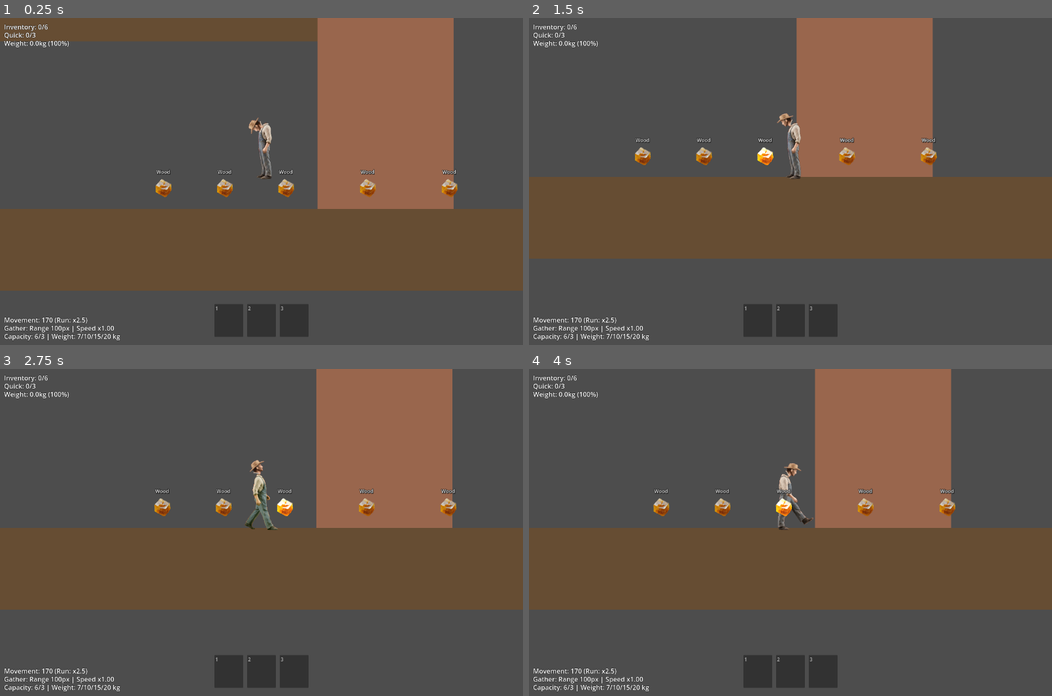
Above: before the commit, frames 1-4 (two rows, left to right).
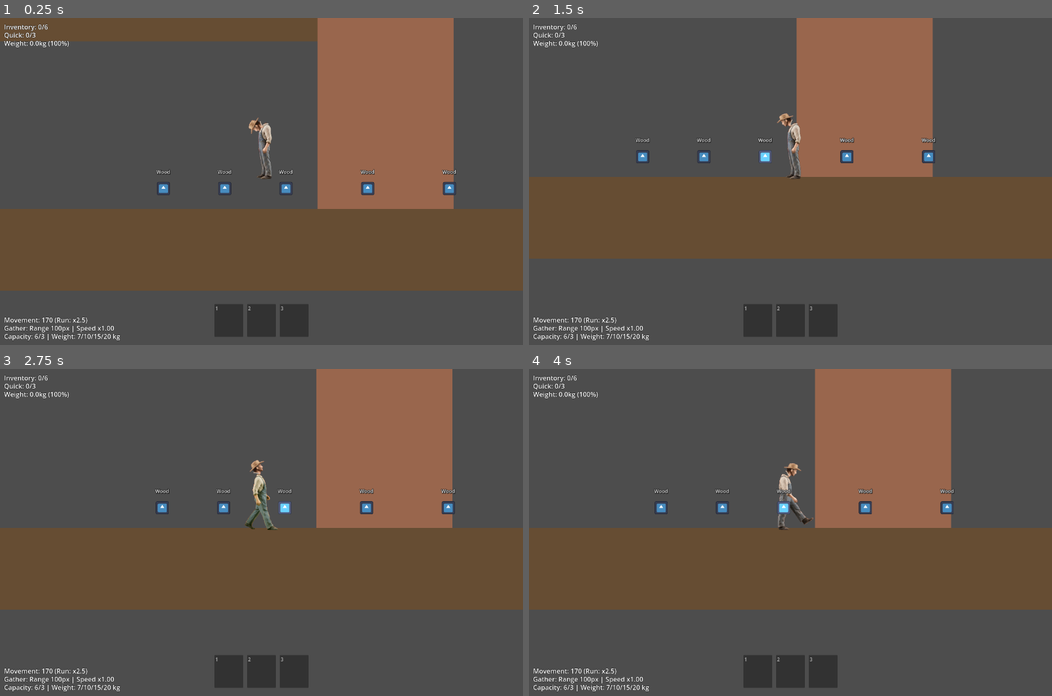
Above: after the commit, the same moments.

Repository: LouisZCode/mechanics_tests
Game: Godot game, scene res://scenes/main.tscn
Two runs of this game, one before a commit and one after it. Both use one fixed random seed, a clock stepped at 60 frames per second and the inputs below. The engine's default icon, where the game draws it, is replaced by a stand-in: a white triangle on a blue panel in a dark square.
Inputs (mouse positions are in pixels of both pictures, inside the frame that each line leads up to):
- Up to frame 1 (0.25 s): no input
- Up to frame 2 (1.5 s): tap Enter at 0.5 s; move the mouse to (905, 165) at 0.52 s; hold Right (ui_right) 0.53-1.25 s; hold F (interact) 0.53-1.25 s; click (905, 165) at 0.67 s; tap Space (ui_select) at 0.77 s; drag from (685, 197) to (790, 142) at 1.27 s
- Up to frame 3 (2.75 s): tap Space (ui_select) at 2 s; move the mouse to (313, 460) at 2.02 s; hold Left (ui_left) from 2.03 s (still down); hold 2 (quickslot_2) from 2.03 s (still down); click (313, 460) at 2.17 s
- Up to frame 4 (4 s): release Left (ui_left) at 2.75 s; release 2 (quickslot_2) at 2.75 s; drag from (764, 597) to (790, 493) at 2.77 s; tap Enter at 3.5 s; move the mouse to (947, 581) at 3.52 s; hold Right (ui_right) from 3.53 s (still down); hold Mouse wheel down (quickslot_next) from 3.53 s (still down); click (947, 581) at 3.67 s; tap Space (ui_select) at 3.77 s

The runs differ from the first frame. In frame 1, 0.6% of the frame differs, in the area x 29-88%, y 49-55%; in frame 2, 0.6%; in frame 3, 0.6%; in frame 4, 0.6%.

Commit message:
feature: add of dynamic speed with action, dependant on item equiped

Diff:
--- a/resources/items/ore.tres
+++ b/resources/items/ore.tres
@@ -1,31 +1,16 @@
-[gd_resource type="Resource" script_class="ItemData" load_steps=2 format=3 uid="uid://d5k1n7p3xay2"]
+[gd_resource type="Resource" script_class="ItemData" load_steps=3 format=3 uid="uid://d5k1n7p3xay2"]
 
-[ext_resource type="Script" path="res://scripts/resources/item_data.gd" id="1_1"]
+[ext_resource type="Script" uid="uid://cu0m41p6gxapu" path="res://scripts/resources/item_data.gd" id="1_1"]
+[ext_resource type="Texture2D" uid="uid://do6si00pucdqt" path="res://assets/items/ore_256.png" id="1_wtc77"]
 
 [resource]
 script = ExtResource("1_1")
 item_name = "Iron Ore"
 item_id = "iron_ore"
 description = "Heavy iron ore from deep underground. Very valuable but weighs a lot."
-icon = null
-item_type = 0
-item_category = 0
-can_be_gathered = true
+icon = ExtResource("1_wtc77")
 gather_time = 3.0
 gather_hint = "Hold F to gather ore"
-slots_taken = 1
-max_stack = 99
 weight = 3.0
-stat_durability = 0
-stat_mining_power = 0
-stat_attack_damage = 0
-stat_nutrition = 0
-attack_windup_time = 0.0
-attack_cooldown = 0.5
-attack_range = 50.0
-attack_animation = ""
-tool_gathering_speed_bonus = 1.0
-tool_mining_bonus = 1.0
-is_sellable = true
 sell_value = 20
 rarity = 1
--- a/resources/items/shovel.tres
+++ b/resources/items/shovel.tres
@@ -1,25 +1,24 @@
-[gd_resource type="Resource" script_class="ItemData" load_steps=2 format=3 uid="uid://shovel_item_001"]
+[gd_resource type="Resource" script_class="ItemData" load_steps=3 format=3 uid="uid://pjlud3t676yi"]
 
-[ext_resource type="Script" path="res://scripts/resources/item_data.gd" id="1_1"]
+[ext_resource type="Script" uid="uid://cu0m41p6gxapu" path="res://scripts/resources/item_data.gd" id="1_1"]
+[ext_resource type="Texture2D" uid="uid://bqa0u808jduc" path="res://assets/items/shovel_256.png" id="1_icdx0"]
 
 [resource]
 script = ExtResource("1_1")
 item_name = "Shovel"
 item_id = "shovel"
 description = "A sturdy shovel. Can be used to dig faster or as a weapon in a pinch."
-icon = null
+icon = ExtResource("1_icdx0")
 item_type = 1
 item_category = 2
 can_be_gathered = false
 gather_time = 0.0
 gather_hint = ""
-slots_taken = 1
 max_stack = 1
 weight = 2.0
 stat_durability = 100
 stat_mining_power = 5
 stat_attack_damage = 15
-stat_nutrition = 0
 durability_cost_attack = 5
 durability_cost_dig = 1
 durability_cost_mine = 2
@@ -29,8 +28,10 @@
 attack_cooldown = 1.0
 attack_range = 60.0
 attack_animation = "shovel_attack"
+action_mode_movement_speed = 0.3
+action_mode_can_rotate = true
+action_mode_animation = ""
+action_mode_description = "Heavy Stance"
 tool_gathering_speed_bonus = 1.5
 tool_mining_bonus = 1.3
-is_sellable = true
 sell_value = 50
-rarity = 0
--- a/resources/items/stone.tres
+++ b/resources/items/stone.tres
@@ -1,31 +1,19 @@
 [gd_resource type="Resource" script_class="ItemData" load_steps=2 format=3 uid="uid://b2iak4m6p8x1"]
 
-[ext_resource type="Script" path="res://scripts/resources/item_data.gd" id="1_1"]
+[ext_resource type="Script" uid="uid://cu0m41p6gxapu" path="res://scripts/resources/item_data.gd" id="1_1"]
 
 [resource]
 script = ExtResource("1_1")
 item_name = "Stone"
 item_id = "stone"
 description = "Solid stone from the surface. Heavier than wood but still useful."
-icon = null
-item_type = 0
-item_category = 0
-can_be_gathered = true
 gather_time = 2.0
 gather_hint = "Hold F to gather stone"
-slots_taken = 1
-max_stack = 99
 weight = 1.5
-stat_durability = 0
-stat_mining_power = 0
-stat_attack_damage = 0
-stat_nutrition = 0
-attack_windup_time = 0.0
-attack_cooldown = 0.5
-attack_range = 50.0
-attack_animation = ""
-tool_gathering_speed_bonus = 1.0
-tool_mining_bonus = 1.0
-is_sellable = true
+stat_attack_damage = 8
+attack_windup_time = 1.0
+attack_cooldown = 1.2
+action_mode_movement_speed = 0.0
+action_mode_can_rotate = false
+action_mode_description = "Bracing"
 sell_value = 8
-rarity = 0
--- a/resources/items/wood.tres
+++ b/resources/items/wood.tres
@@ -1,15 +1,19 @@
-[gd_resource type="Resource" script_class="ItemData" load_steps=3 format=3 uid="uid://cq8j5sat6u3v1"]
+[gd_resource type="Resource" script_class="ItemData" load_steps=2 format=3 uid="uid://cq8j5sat6u3v1"]
 
 [ext_resource type="Script" uid="uid://cu0m41p6gxapu" path="res://scripts/resources/item_data.gd" id="1_1"]
-[ext_resource type="Texture2D" uid="uid://do6si00pucdqt" path="res://assets/items/ore_256.png" id="1_w3n26"]
 
 [resource]
 script = ExtResource("1_1")
 item_name = "Wood"
 item_id = "wood"
 description = "Basic wood gathered from the surface. Used for crafting and building."
-icon = ExtResource("1_w3n26")
 gather_time = 1.5
 gather_hint = "Hold F to gather wood"
 weight = 0.5
+stat_attack_damage = 3
+attack_windup_time = 0.5
+attack_cooldown = 0.8
+action_mode_movement_speed = 0.8
+action_mode_can_rotate = true
+action_mode_description = "Holding Up"
 sell_value = 5
--- a/scripts/mechanics/movement_mechanic.gd
+++ b/scripts/mechanics/movement_mechanic.gd
@@ -41,8 +41,16 @@
 	Execute movement logic and return state info for animations
 	Returns: {direction: float, is_running: bool, is_backwards: bool}
 	"""
+	# Default to normal speed if using old method
+	return execute_with_multiplier(delta, 1.0 if can_move else 0.0)
+
+func execute_with_multiplier(delta: float, speed_multiplier: float = 1.0) -> Dictionary:
+	"""
+	Execute movement with a specific speed multiplier
+	speed_multiplier: 0.0 = no movement, 0.5 = half speed, 1.0 = normal, 2.0 = double speed
+	"""
 	# Get input
-	current_direction = get_input_direction() if can_move else 0
+	current_direction = get_input_direction() if speed_multiplier > 0 else 0
 
 	# Check if moving backwards
 	var is_backwards = is_moving_backwards()
@@ -60,6 +68,9 @@
 		var weight_multiplier = inventory.get_speed_multiplier()
 		current_speed *= weight_multiplier
 
+	# Apply the action mode speed multiplier
+	current_speed *= speed_multiplier
+
 	# Apply horizontal movement
 	player.velocity.x = current_direction * current_speed
 
--- a/scripts/player.gd
+++ b/scripts/player.gd
@@ -101,22 +101,40 @@
 	equipment_manager.equip_slot(current_slot)
 
 func _physics_process(delta):
-	# Handle aiming
+	# Handle aiming/action mode
 	is_aiming = Input.is_action_pressed("ui_right_click")
-	arm.visible = is_aiming
+
+	# Get movement modifier from equipped item (if any)
+	var action_mode_speed_multiplier = 1.0  # Default: normal movement
+	var show_arm = false  # Whether to show arm sprite
+
+	if is_aiming and equipment_manager:
+		var equipped_item = equipment_manager.get_equipped_item()
+		if equipped_item:
+			# Use item's action mode movement speed
+			action_mode_speed_multiplier = equipped_item.action_mode_movement_speed
+			# Only show arm if item allows rotation/aiming
+			show_arm = equipped_item.action_mode_can_rotate
+		else:
+			# No item equipped - default behavior (stop movement, show arm)
+			action_mode_speed_multiplier = 0.0
+			show_arm = true
+
+	arm.visible = is_aiming and show_arm
 
 	# Get mouse position
 	var mouse_pos = get_global_mouse_position()
 
-	# Update facing direction based on mouse
-	movement.update_facing_direction(mouse_pos)
+	# Update facing direction based on mouse (if item allows rotation)
+	if not is_aiming or show_arm:  # Can rotate if not in action mode OR if item allows it
+		movement.update_facing_direction(mouse_pos)
 
 	# Update visuals based on facing
 	update_sprite_facing(movement.facing_right)
 	update_head_rotation(mouse_pos, movement.facing_right)
 
-	# Update arm rotation if aiming
-	if is_aiming:
+	# Update arm rotation if aiming and allowed
+	if is_aiming and show_arm:
 		update_arm_rotation(mouse_pos, movement.facing_right)
 
 	# Execute attack mechanic (handles action mode and windup)
@@ -129,7 +147,8 @@
 	if not climb_state.is_climbing:
 		# Normal movement and gravity when not climbing
 		gravity_mechanic.execute(delta)
-		var movement_state = movement.execute(delta, not is_aiming)
+		# Pass the action mode speed multiplier to movement
+		var movement_state = movement.execute_with_multiplier(delta, action_mode_speed_multiplier)
 
 		# Only allow gathering if not in action mode or winding up attack
 		if not attack_state.is_action_mode and not attack_state.is_winding_up:
--- a/scripts/resources/item_data.gd
+++ b/scripts/resources/item_data.gd
@@ -67,6 +67,13 @@
 @export var attack_range: float = 50.0  # Attack reach in pixels
 @export var attack_animation: String = ""  # Animation name (e.g., "shovel_attack")
 
+# Action Mode Properties (what happens when right-clicking with this item)
+@export_group("Action Mode", "action_mode_")
+@export var action_mode_movement_speed: float = 0.0  # Movement speed multiplier (0 = stop, 0.5 = half speed, 1.0 = normal, 1.5 = faster)
+@export var action_mode_can_rotate: bool = true  # Can the player rotate/aim while in action mode?
+@export var action_mode_animation: String = ""  # Special animation to play (e.g., "aiming", "blocking")
+@export var action_mode_description: String = "Action mode"  # What to call this mode (e.g., "Aiming", "Blocking", "Charging")
+
 # Tool Bonuses (passive benefits when equipped)
 @export_group("Tool Bonuses", "tool_")
 @export var tool_gathering_speed_bonus: float = 1.0  # Multiplier for gathering (1.5 = 50% faster)
